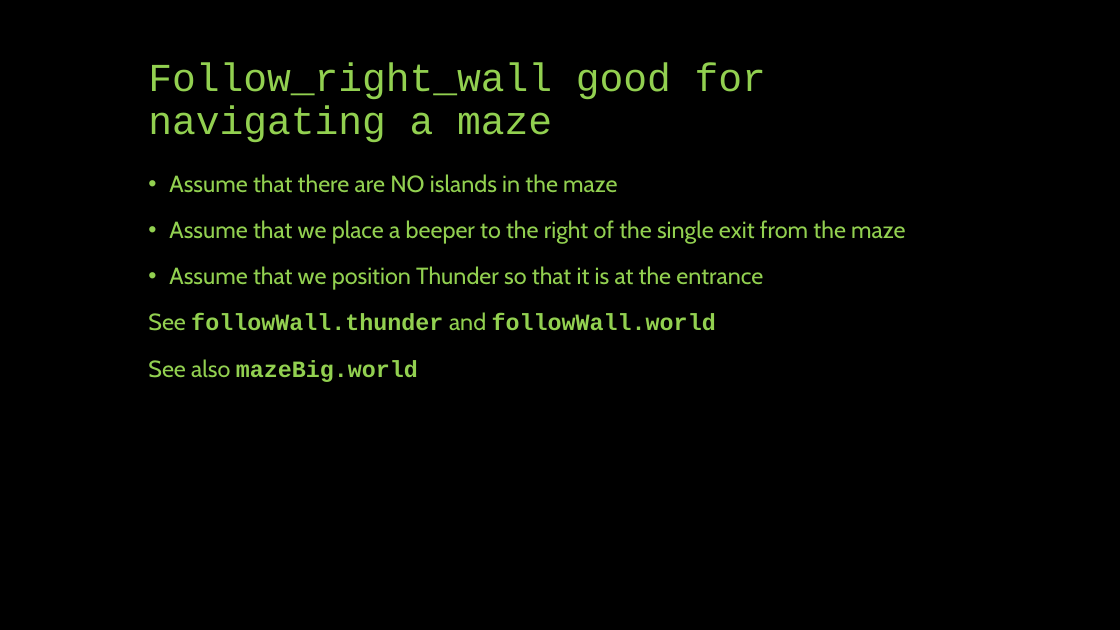
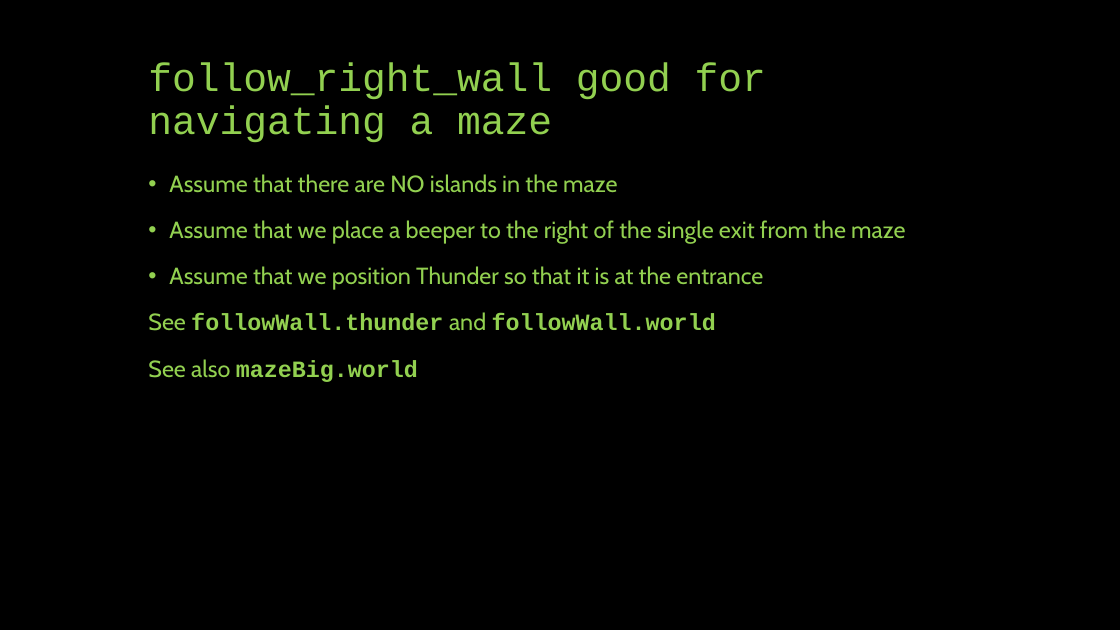
Before and after one commit to HHaiduk/thunder, a slide deck: slide 27 of Thunder_the_Robot.pptx. Drawn at 1120x630 pixels with LibreOffice and Linux fonts; fonts in the diff are those of the drawing. Boxes give left, top, right and bottom in pixels: in the first picture for what was removed or moved away, otherwise in the second. Text is boxed around its words. In the diff, an @@ line names an element or a change of style, - is before the commit and + after.

```diff
--- a/Thunder_the_Robot.pptx
+++ b/Thunder_the_Robot.pptx
@@ title at (148,62,766,142): text changed @@
-Follow_right_wall good for navigating a maze
+follow_right_wall good for navigating a maze
```
Also in this commit, not shown: 1 other slide changed, 1 other file.
